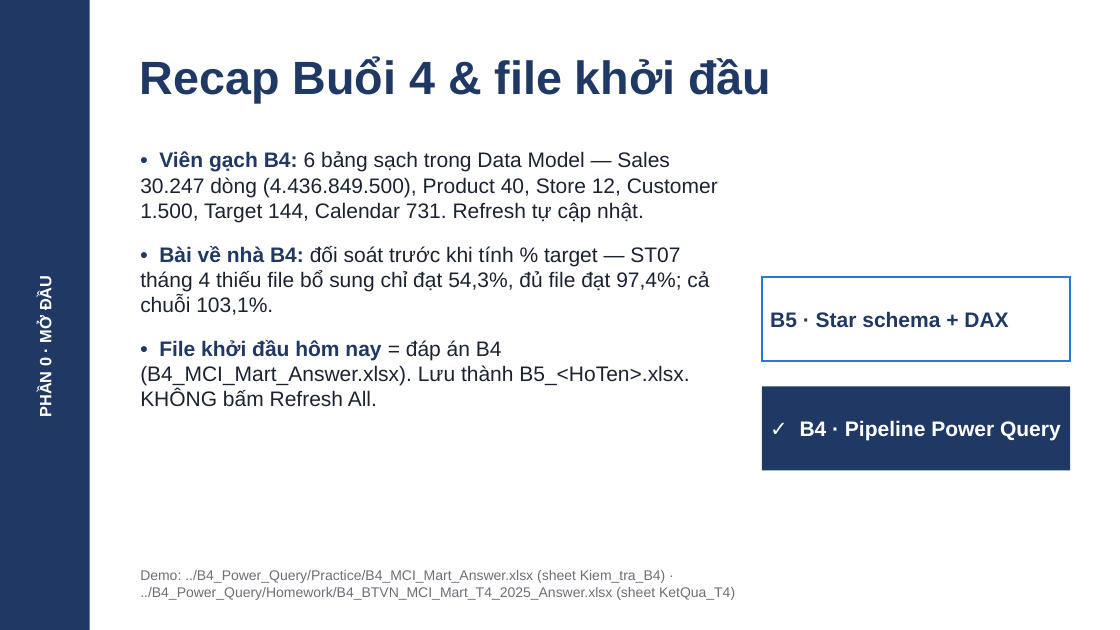
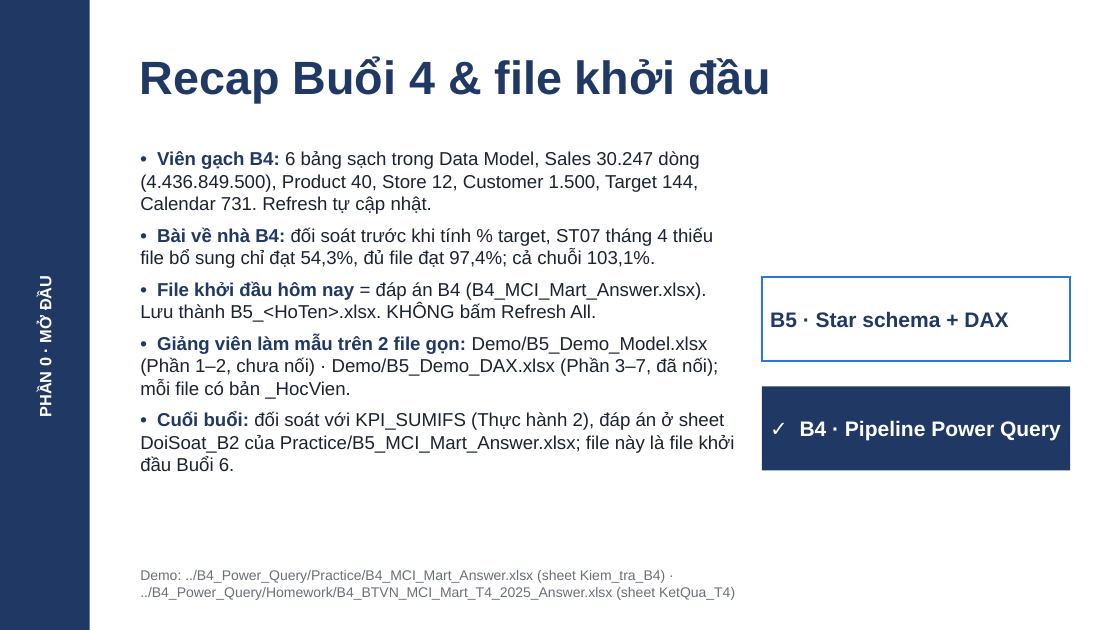
Before and after one commit to lenhan555/mci-excel, a slide deck: slide 3 of 1_Sessions/B5_Data_Model_DAX/Slide_B5.pptx. Drawn at 1120x630 pixels with LibreOffice and Linux fonts; fonts in the diff are those of the drawing. Boxes give left, top, right and bottom in pixels: in the first picture for what was removed or moved away, otherwise in the second. Text is boxed around its words. In the diff, an @@ line names an element or a change of style, - is before the commit and + after.

```diff
--- a/1_Sessions/B5_Data_Model_DAX/Slide_B5.pptx
+++ b/1_Sessions/B5_Data_Model_DAX/Slide_B5.pptx
@@ text at <box>140,151,713,268</box>: text changed; size 18 to 16 pt @@
-• Viên gạch B4: 6 bảng sạch trong Data Model — Sales 30.247 dòng (4.436.849.500), Product 40, Store 12, Customer 1.500, Target 144, Calendar 731. Refresh tự cập nhật.
-• Bài về nhà B4: đối soát trước khi tính % target — ST07 tháng 4 thiếu file bổ sung chỉ đạt 54,3%, đủ file đạt 97,4%; cả chuỗi 103,1%.
+• Viên gạch B4: 6 bảng sạch trong Data Model, Sales 30.247 dòng (4.436.849.500), Product 40, Store 12, Customer 1.500, Target 144, Calendar 731. Refresh tự cập nhật.
+• Bài về nhà B4: đối soát trước khi tính % target, ST07 tháng 4 thiếu file bổ sung chỉ đạt 54,3%, đủ file đạt 97,4%; cả chuỗi 103,1%.
@@ text at <box>140,281,707,322</box>: size 18 to 16 pt in "• File khởi đầu hôm nay = ..."; less space between paragraphs @@
@@ text at <box>140,335,735,471</box>: paragraphs added @@
+• Giảng viên làm mẫu trên 2 file gọn: Demo/B5_Demo_Model.xlsx (Phần 1–2, chưa nối) · Demo/B5_Demo_DAX.xlsx (Phần 3–7, đã nối); mỗi file có bản _HocVien.
+• Cuối buổi: đối soát với KPI_SUMIFS (Thực hành 2), đáp án ở sheet DoiSoat_B2 của Practice/B5_MCI_Mart_Answer.xlsx; file này là file khởi đầu Buổi 6.
```
Also in this commit, not shown: 26 other slides changed, 19 other files.
